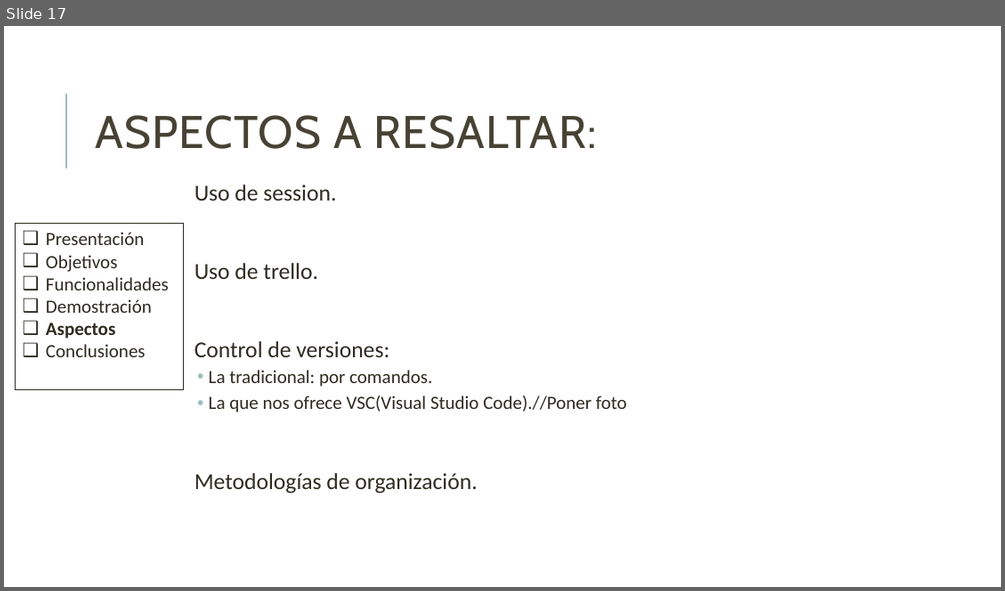
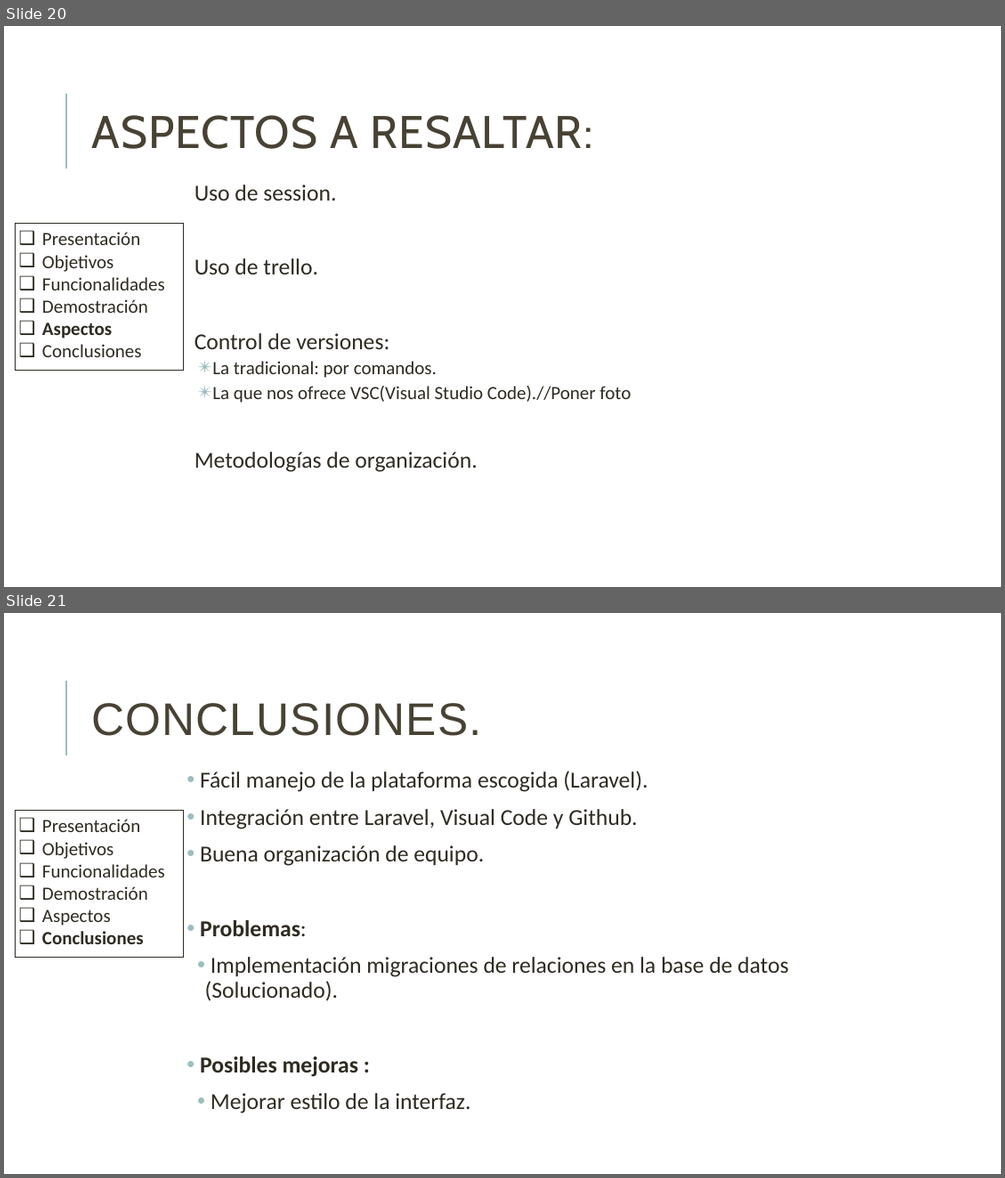
Before and after one commit to danielallhoff/M17-G4-AirDSS, a slide deck: AIRDSS.pptx. Shown one above the other, each under a label of ours: slide 17 before the commit, slides 20 and 21 after it. The pictures are 1005x591 and 1005x1178 pixels, drawn with LibreOffice and Linux fonts; fonts in the diff are those of the drawing. Boxes give left, top, right and bottom in pixels: in the first picture for what was removed or moved away, otherwise in the second. Text is boxed around its words. In the diff, an @@ line names an element or a change of style, - is before the commit and + after.

Commit message:
Presentación: Añadido Objetivo y Conclusión
Presentación: Añadido Objetivo y Conclusión y vistas Ticket y Equipaje

```diff
--- a/AIRDSS.pptx
+++ b/AIRDSS.pptx
@@ slide 21 added at (4,613,1001,1174), background #FFFFFF; not listed: 1 template element that a slide beside it also shows @@
@@ title added at (91,703,481,736), 44 pt, text #474233 @@
+CONCLUSIONES.
@@ text added at (200,771,788,1113), 22 pt, text #2E2B21 @@
+• Fácil manejo de la plataforma escogida (Laravel).
+• Integración entre Laravel, Visual Code y Github.
+• Buena organización de equipo.
+• Problemas:
+  • Implementación migraciones de relaciones en la base de datos (Solucionado).
+• Posibles mejoras :
+  • Mejorar estilo de la interfaz.
@@ rectangle added at (16,811,184,957), outline #2E2B21 0.75 pt, 18 pt, text #2E2B21 @@
+❑ Presentación
+❑ Objetivos
+❑ Funcionalidades
+❑ Demostración
+❑ Aspectos
+❑ Conclusiones
@@ what was slide 17 is now slide 20 @@
@@ slide 20 changed as well @@
@@ title "ASPECTOS A RESALTAR:": place and size @@
-title "ASPECTOS A RESALTAR:" at (95,115,597,149)
+title "ASPECTOS A RESALTAR:" at (91,115,592,149)
@@ text "Uso de session." at (194,184,631,472): less space between paragraphs; bullet • to ✴ @@
@@ rectangle "Presentación": place and size @@
-rectangle "Presentación" at (16,224,184,389)
+rectangle "Presentación" at (16,224,184,370)
```
Also in this commit, not shown: 17 other slides changed, 2 other slides added.
